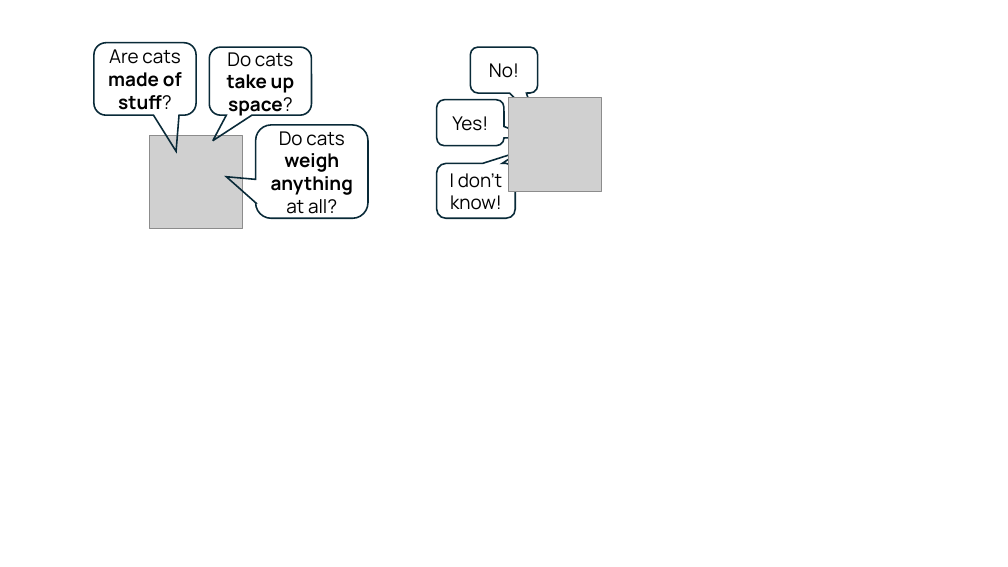
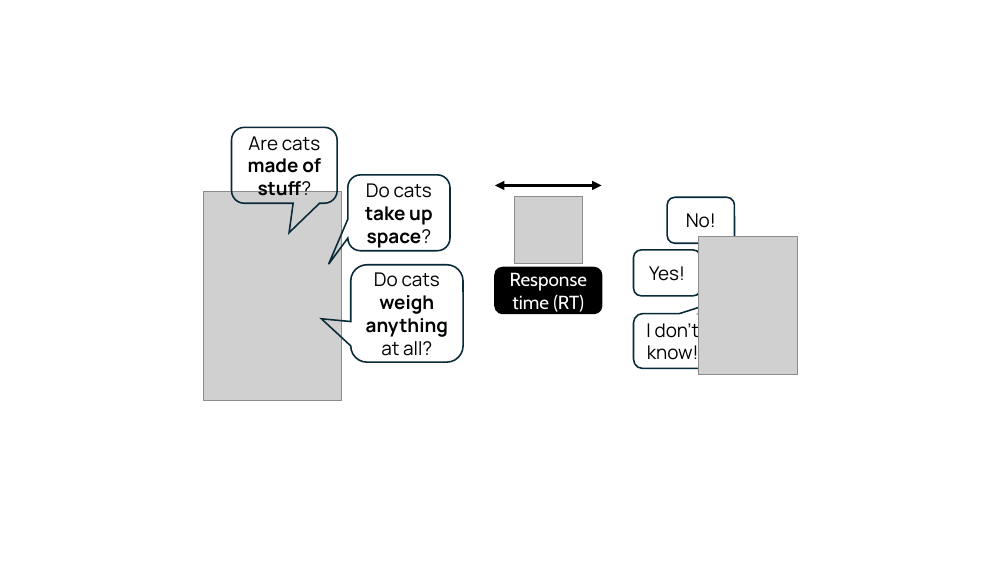
Before and after one commit to adaniabutto/stanford-poster, a slide deck: slide 1 of images/procedure1.pptx. Drawn at 1008x567 pixels with LibreOffice and Linux fonts; fonts in the diff are those of the drawing; grey boxes stand for pictures. Boxes give left, top, right and bottom in pixels: in the first picture for what was removed or moved away, otherwise in the second. Text is boxed around its words. In the diff, an @@ line names an element or a change of style, - is before the commit and + after.

```diff
--- a/images/procedure1.pptx
+++ b/images/procedure1.pptx
@@ picture removed at box(509, 98, 603, 191) @@
@@ picture removed at box(150, 135, 243, 229) @@
@@ rounded speech box "Are cats made of stuff?": place and size @@
-rounded speech box "Are cats made of stuff?" at box(94, 43, 196, 116)
+rounded speech box "Are cats made of stuff?" at box(231, 127, 337, 203)
@@ rounded speech box "Are cats made of stuff?" at box(231, 127, 337, 203): proportions changed @@
@@ rounded speech box "Do cats take up space?" at box(348, 175, 450, 250): proportions changed @@
@@ rounded speech box "Do cats take up space?": place and size @@
-rounded speech box "Do cats take up space?" at box(209, 47, 312, 115)
+rounded speech box "Do cats take up space?" at box(348, 175, 450, 250)
@@ group added at box(203, 185, 797, 400): 3 pictures, 1 rounded rectangle, 1 double arrow @@
+Response time (RT)
@@ rounded speech box "No!": place and size @@
-rounded speech box "No!" at box(470, 47, 538, 93)
+rounded speech box "No!" at box(668, 197, 735, 243)
@@ rounded speech box "Do cats weigh anything at ...": place and size @@
-rounded speech box "Do cats weigh anything at ..." at box(256, 125, 368, 219)
+rounded speech box "Do cats weigh anything at ..." at box(351, 265, 464, 362)
@@ rounded speech box "Yes!": place and size @@
-rounded speech box "Yes!" at box(437, 100, 504, 146)
+rounded speech box "Yes!" at box(634, 250, 701, 296)
@@ rounded speech box "I don’t know!": place and size @@
-rounded speech box "I don’t know!" at box(437, 163, 516, 219)
+rounded speech box "I don’t know!" at box(634, 314, 712, 369)
```
Also in this commit, not shown: 10 other files.
